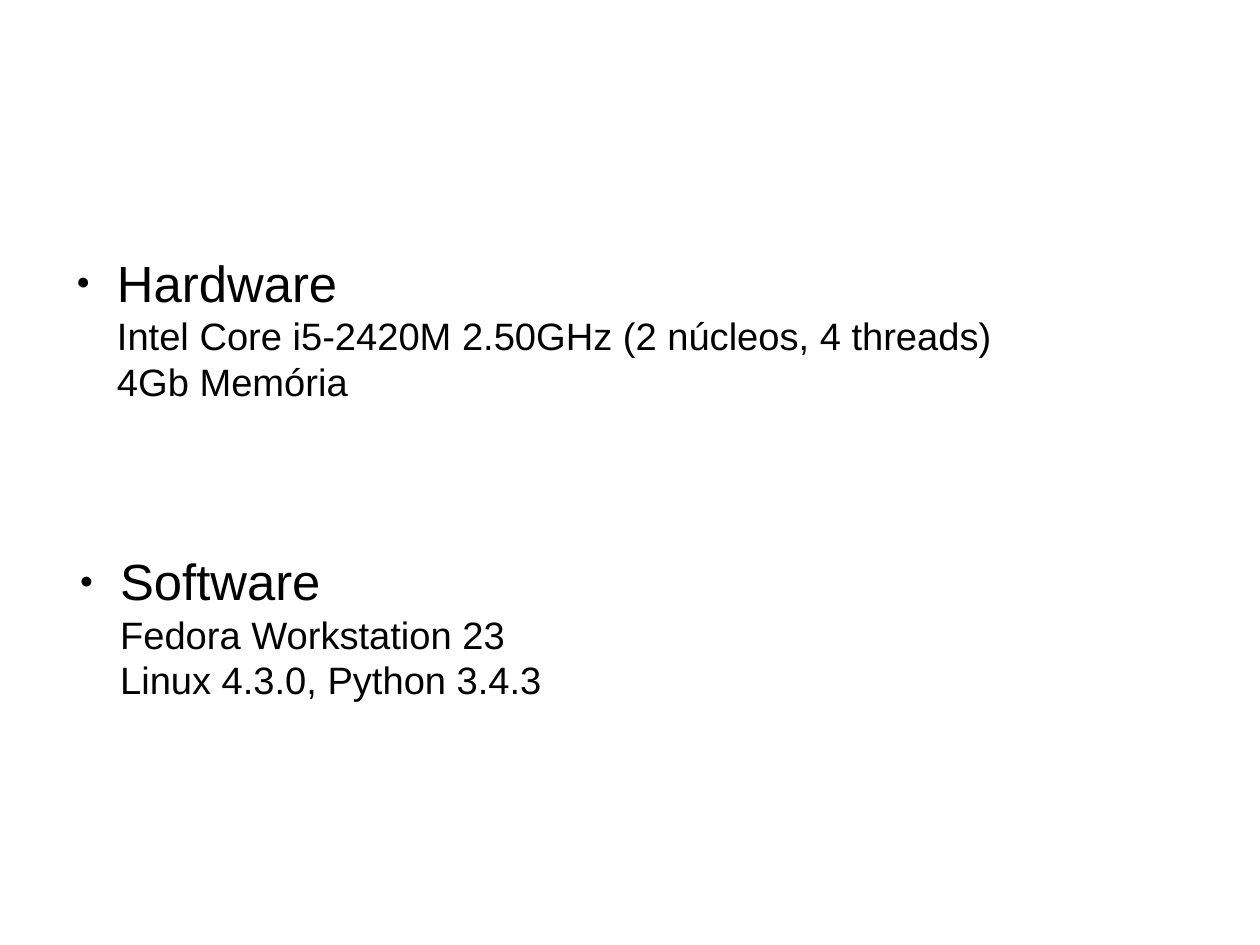
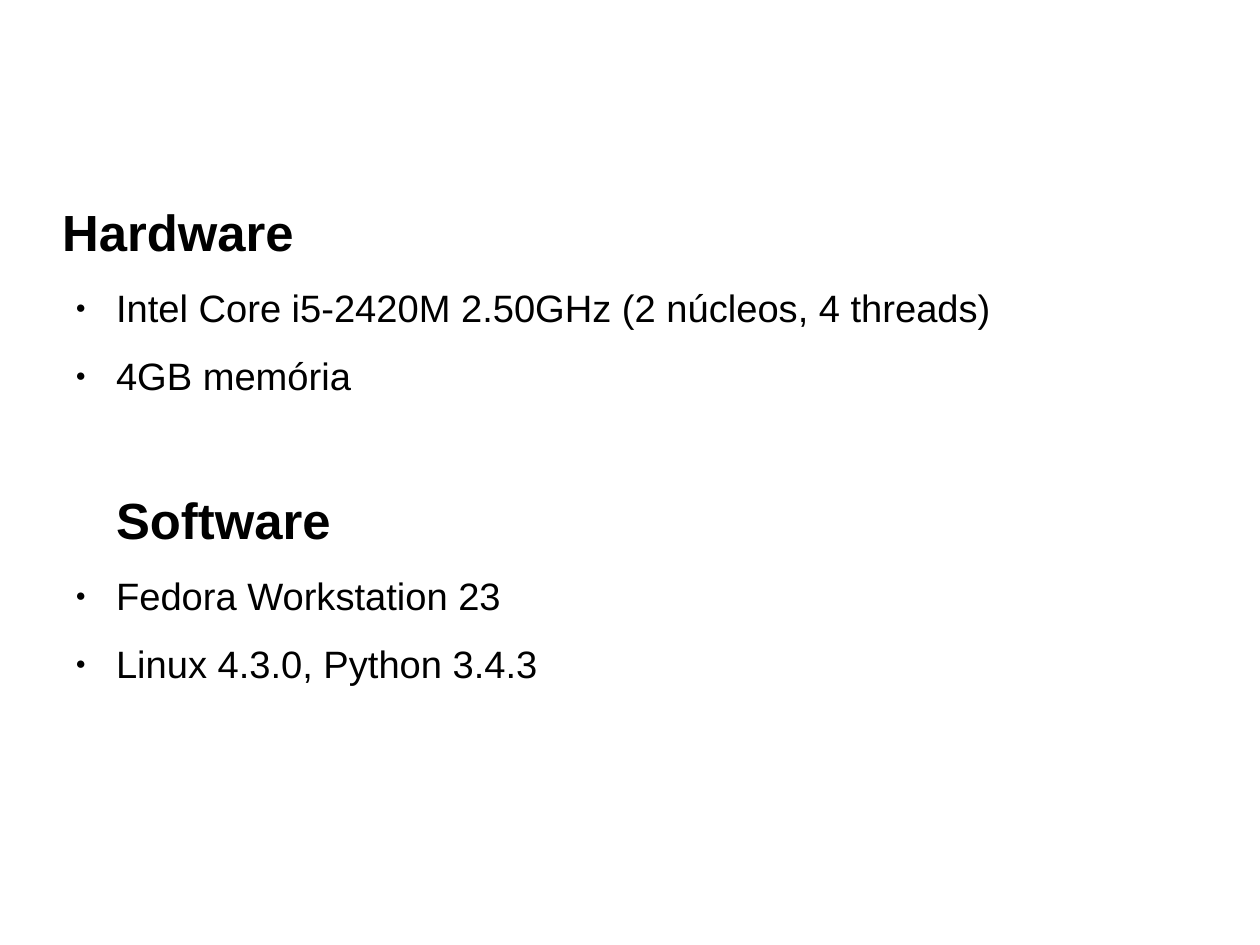
Before and after one commit to redes-2015/simula-rede, a slide deck: slide 8 of slides/slides.odp (slide 5 before the commit). Drawn at 1260x945 pixels with LibreOffice and Linux fonts; fonts in the diff are those of the drawing; background and template pictures are left out. Boxes give left, top, right and bottom in pixels: in the first picture for what was removed or moved away, otherwise in the second. Text is boxed around its words. In the diff, an @@ line names an element or a change of style, - is before the commit and + after.

```diff
--- a/slides/slides.odp
+++ b/slides/slides.odp
@@ text at [62, 214, 991, 686]: text changed @@
-● Hardware
-  Intel Core i5-2420M 2.50GHz (2 núcleos, 4 threads)
-  4Gb Memória
+Hardware
+● Intel Core i5-2420M 2.50GHz (2 núcleos, 4 threads)
+● 4GB memória
+Software
+● Fedora Workstation 23
+● Linux 4.3.0, Python 3.4.3
@@ text removed at [120, 563, 542, 702] @@
-● Software
-  Fedora Workstation 23
-  Linux 4.3.0, Python 3.4.3
```
Also in this commit, not shown: 10 other slides changed.
